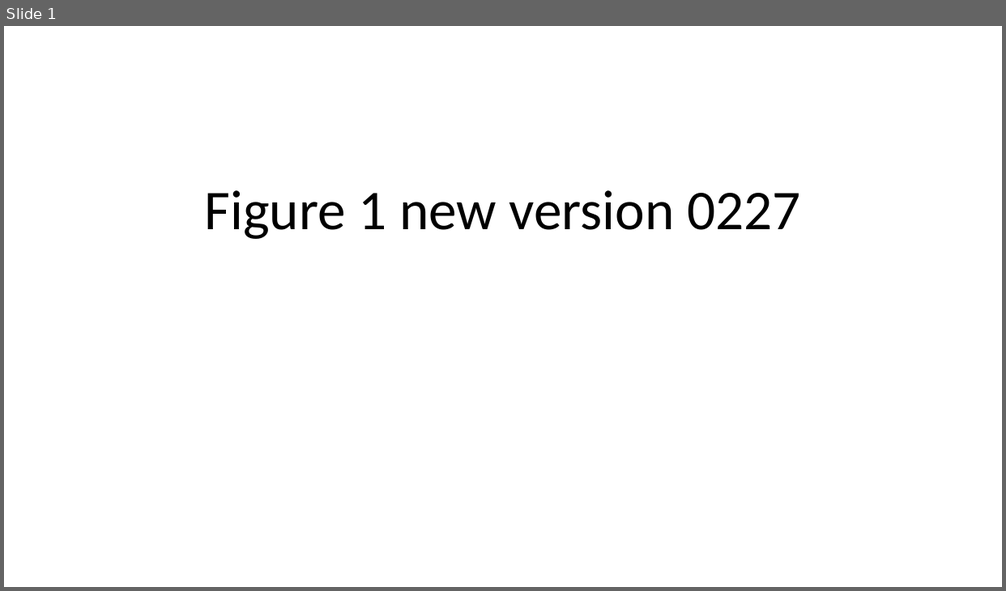
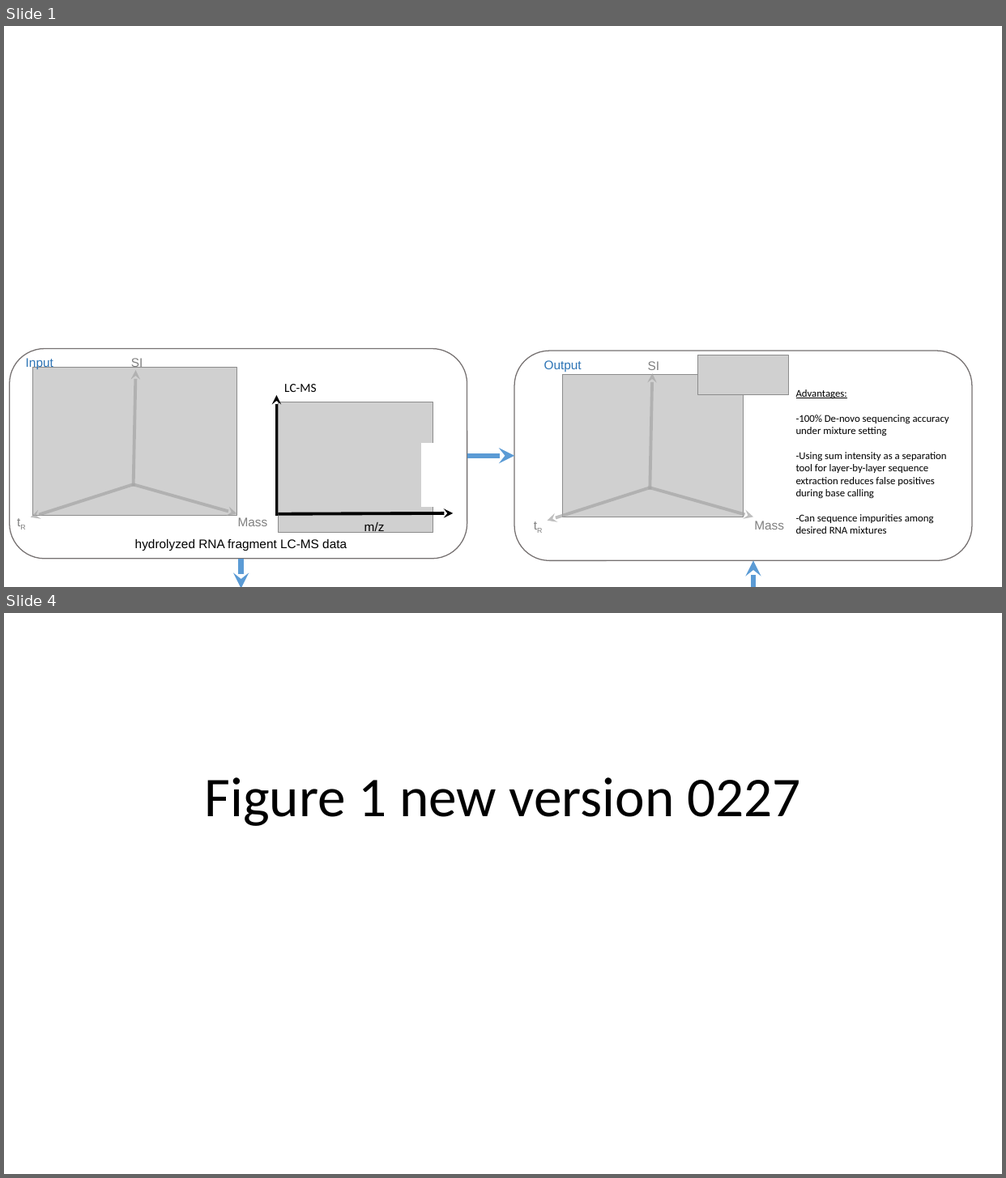
Before and after one commit to Shangsi-Lin/RNA_simulation, a slide deck: Data/sgRNA/Figure1/Figure 1 new version 0227.pptx. Shown one above the other, each under a label of ours: slide 1 before the commit, slides 1 and 4 after it; the slides between them are not shown. The pictures are 1006x591 and 1006x1178 pixels, drawn with LibreOffice and Linux fonts; fonts in the diff are those of the drawing; grey boxes stand for pictures. Boxes give left, top, right and bottom in pixels: in the first picture for what was removed or moved away, otherwise in the second. Text is boxed around its words. In the diff, an @@ line names an element or a change of style, - is before the commit and + after.

```diff
--- a/Data/sgRNA/Figure1/Figure 1 new version 0227.pptx
+++ b/Data/sgRNA/Figure1/Figure 1 new version 0227.pptx
@@ slide 1 added at (4,26,1002,587), background #FFFFFF @@
@@ rounded rectangle added at (9,348,467,559), outline #767171 1 pt @@
@@ text added at (26,358,53,369), 12 pt, text #2E75B6 @@
+Input
@@ text added at (131,358,143,368), 12 pt, text #808080 @@
+SI
@@ rounded rectangle added at (514,351,972,561), outline #767171 1 pt @@
@@ text added at (544,361,582,372), 12 pt, text #2E75B6 @@
+Output
@@ text added at (648,361,660,370), 12 pt, text #808080 @@
+SI
@@ picture added at (698,356,790,395) @@
@@ picture added at (32,367,236,515) @@
@@ arrow added from (134, 486) to (136, 370), #A5A5A5 3 pt @@
@@ text added at (284,384,316,392), 12 pt, text #000000 @@
+LC-MS
@@ picture added at (563,375,744,517) @@
@@ arrow added from (650, 490) to (652, 373), #A5A5A5 3 pt @@
@@ text added at (796,390,949,534), 10 pt, text #000000 @@
+Advantages:
+-100% De-novo sequencing accuracy under mixture setting
+-Using sum intensity as a separation tool for layer-by-layer sequence extraction reduces false positives during base calling
+-Can sequence impurities among desired RNA mixtures
@@ arrow added from (276, 516) to (276, 395), #000000 3 pt @@
@@ picture added at (278,403,433,533) @@
@@ rectangle added at (422,444,446,506), fill #FFFFFF, outline #FFFFFF 1 pt @@
@@ arrow added from (467, 456) to (514, 456), #5B9BD5 5 pt @@
@@ arrow added from (134, 485) to (31, 518), #A5A5A5 3 pt @@
@@ arrow added from (134, 485) to (236, 514), #A5A5A5 3 pt @@
@@ text added at (4,511,39,536), 12 pt, text #808080 @@
+tR
@@ arrow added from (650, 488) to (548, 521), #A5A5A5 3 pt @@
@@ arrow added from (650, 488) to (753, 517), #A5A5A5 3 pt @@
@@ text added at (238,518,268,527), 12 pt, text #808080 @@
+Mass
@@ arrow added from (278, 514) to (454, 514), #000000 3 pt @@
@@ text added at (364,523,385,535), 12 pt, text #000000 @@
+m/z
@@ text added at (521,514,555,540), 12 pt, text #808080 @@
+tR
@@ text added at (754,521,784,530), 12 pt, text #808080 @@
+Mass
@@ text added at (135,540,347,551), 12 pt, text #000000 @@
+hydrolyzed RNA fragment LC-MS data
@@ arrow added from (241, 559) to (241, 587), #5B9BD5 5 pt @@
@@ arrow added from (753, 587) to (753, 561), #5B9BD5 5 pt @@
@@ what was slide 1 is now slide 4 @@
```
Also in this commit, not shown: 3 other slides added, 15 other files.
